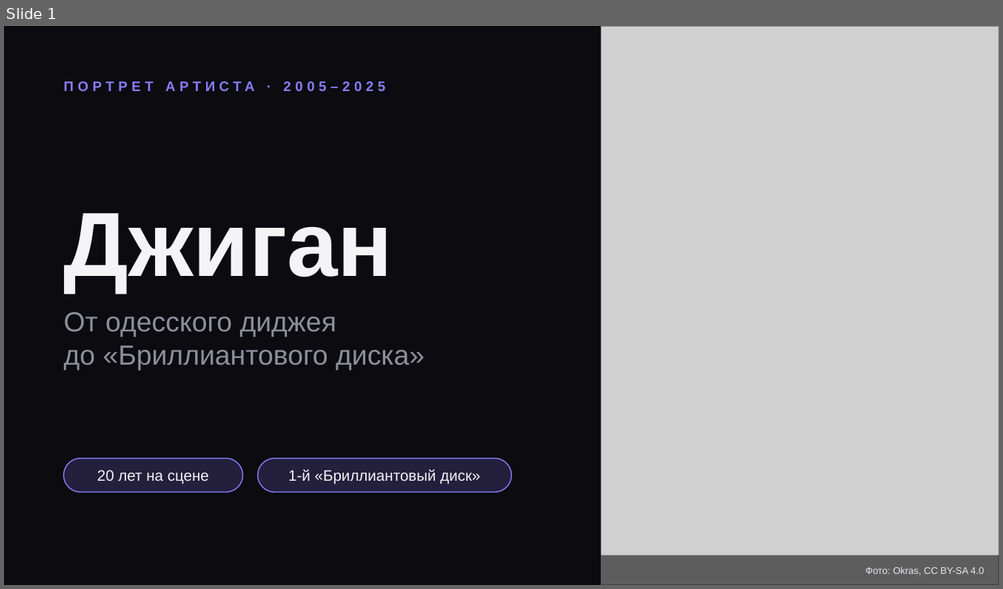
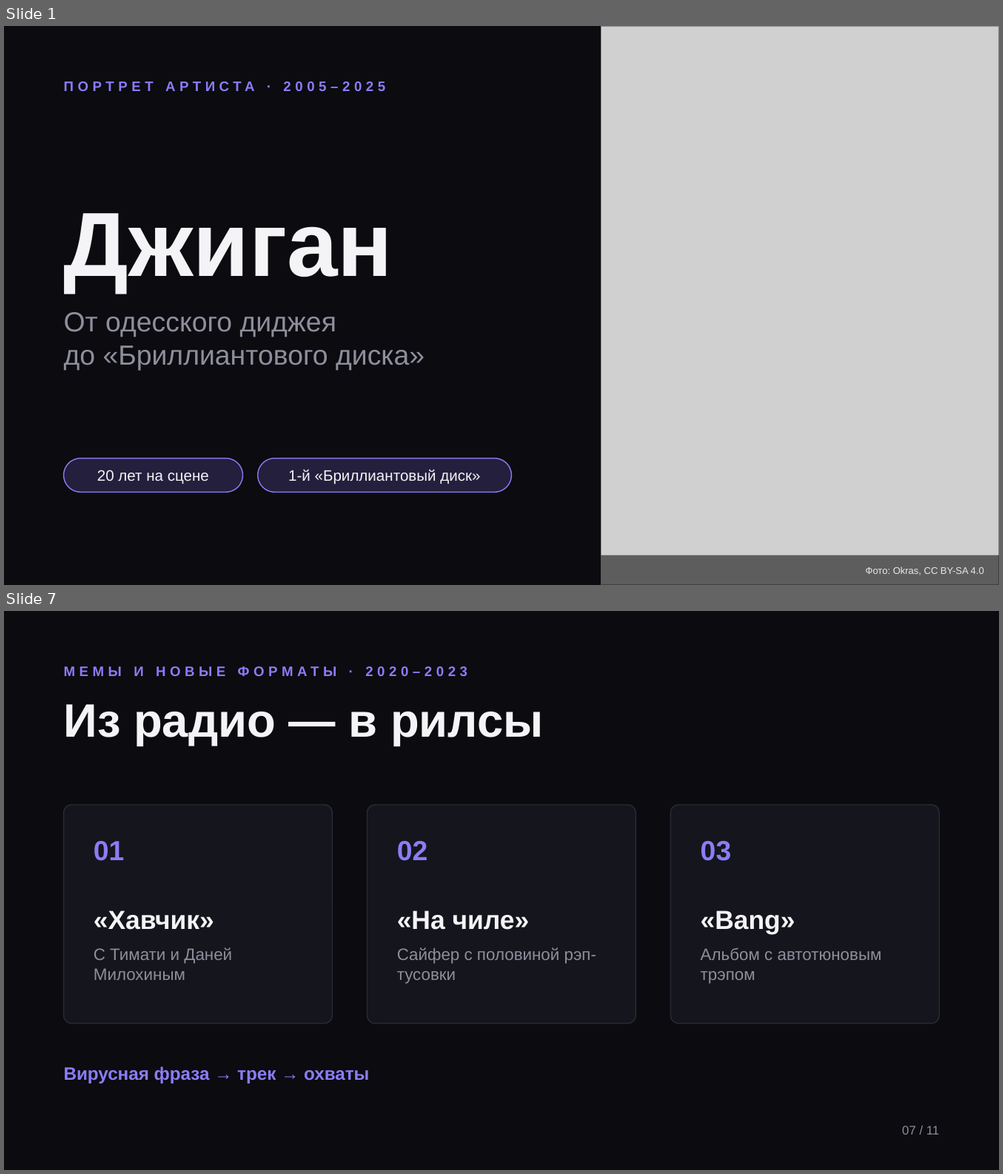
Before and after one commit to KRIEZIEYR/aaaaaaaaaaaaaaaaaa, a slide deck: Dzhigan_v2.pptx. Shown one above the other, each under a label of ours: slide 1 before the commit, slides 1 and 7 after it; the slides between them are not shown. The pictures are 1003x589 and 1003x1174 pixels, drawn with LibreOffice and Linux fonts; fonts in the diff are those of the drawing; grey boxes stand for pictures. Boxes give left, top, right and bottom in pixels: in the first picture for what was removed or moved away, otherwise in the second. Text is boxed around its words. In the diff, an @@ line names an element or a change of style, - is before the commit and + after.

```diff
--- a/Dzhigan_v2.pptx
+++ b/Dzhigan_v2.pptx
@@ slide 7 added at (4,611,999,1170), background #0B0B10 @@
@@ text added at (64,667,467,677), 10 pt, text #8B7CF6, bold @@
+МЕМЫ И НОВЫЕ ФОРМАТЫ · 2020–2023
@@ text added at (64,704,543,746), 34 pt, text #F4F4F6, bold @@
+Из радио — в рилсы
@@ rounded rectangle added at (64,805,333,1024), fill #15151D, outline #2A2A36 0.75 pt @@
@@ rounded rectangle added at (367,805,635,1024), fill #15151D, outline #2A2A36 0.75 pt @@
@@ rounded rectangle added at (670,805,939,1024), fill #15151D, outline #2A2A36 0.75 pt @@
@@ text added at (94,841,125,861), 20 pt, text #8B7CF6, bold @@
+01
@@ text added at (397,841,428,861), 20 pt, text #8B7CF6, bold @@
+02
@@ text added at (700,841,731,861), 20 pt, text #8B7CF6, bold @@
+03
@@ text added at (94,911,214,930), 19 pt, text #F4F4F6, bold @@
+«Хавчик»
@@ text added at (397,911,529,930), 19 pt, text #F4F4F6, bold @@
+«На чиле»
@@ text added at (700,911,795,935), 19 pt, text #F4F4F6, bold @@
+«Bang»
@@ text added at (94,948,232,980), 12 pt, text #8E8E9C @@
+С Тимати и Даней Милохиным
@@ text added at (397,948,596,984), 12 pt, text #8E8E9C @@
+Сайфер с половиной рэп-тусовки
@@ text added at (700,948,882,984), 12 pt, text #8E8E9C @@
+Альбом с автотюновым трэпом
@@ text added at (64,1067,369,1084), 13 pt, text #8B7CF6, bold @@
+Вирусная фраза → трек → охваты
@@ text added at (902,1126,939,1135), 9 pt, text #8E8E9C @@
+07 / 11
```
Also in this commit, not shown: 8 slides changed, 1 other slide added, 1 slide removed.
